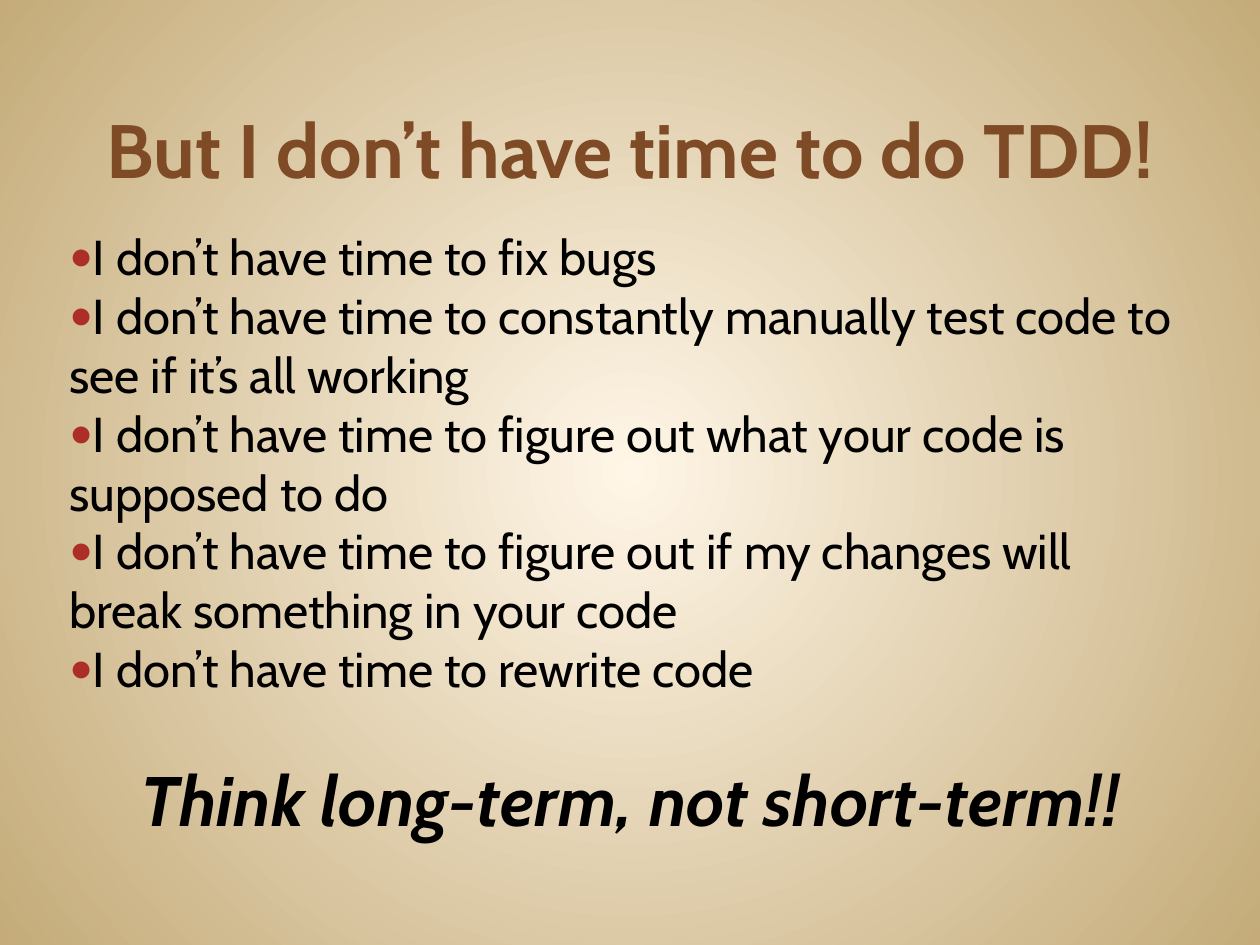
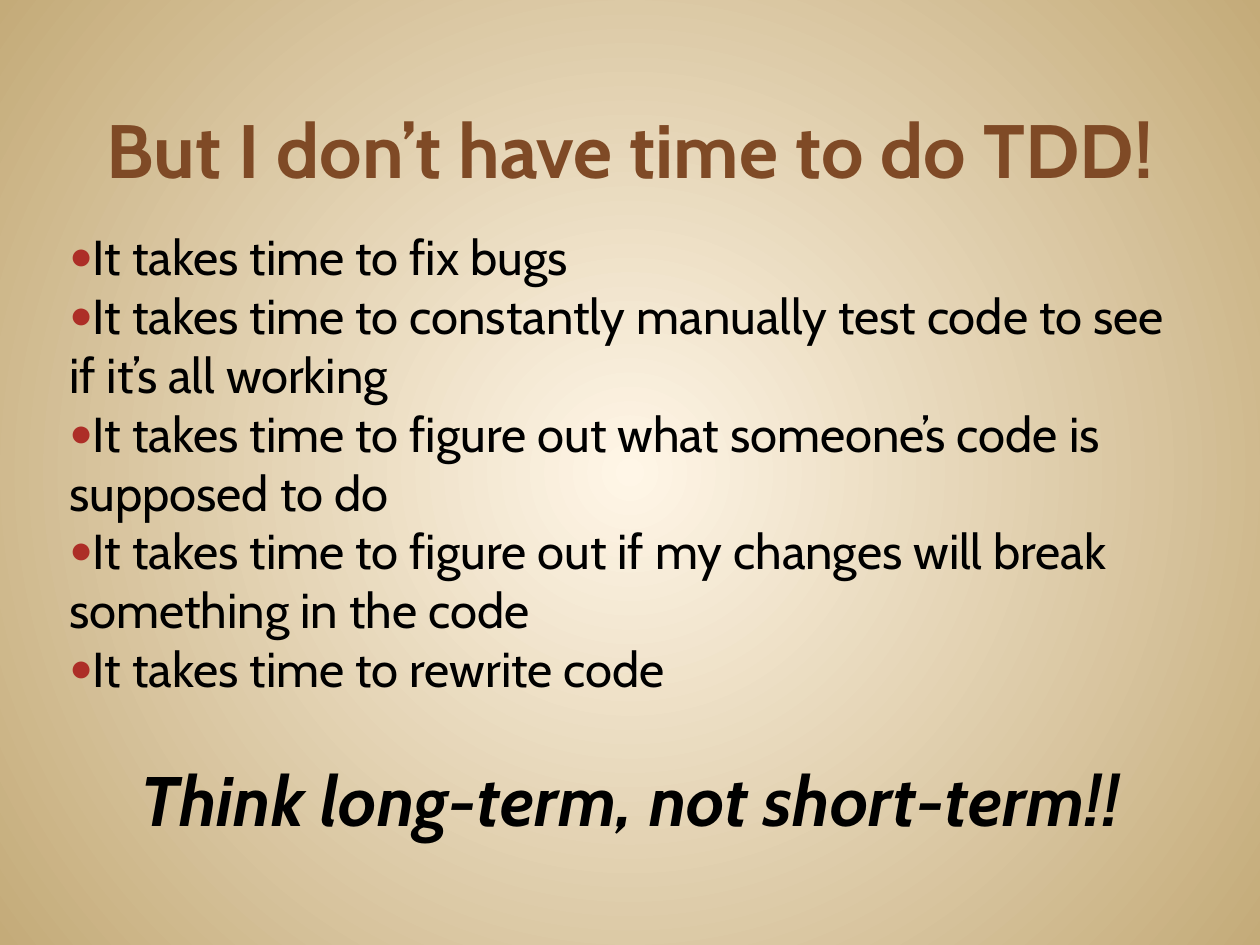
Before and after one commit to JonKruger/TDD-In-Action, a slide deck: slide 28 of TDD In Action - shorter.pptx. Drawn at 1260x945 pixels with LibreOffice and Linux fonts; fonts in the diff are those of the drawing. Boxes give left, top, right and bottom in pixels: in the first picture for what was removed or moved away, otherwise in the second. Text is boxed around its words. In the diff, an @@ line names an element or a change of style, - is before the commit and + after.

Commit message:
updating slides

```diff
--- a/TDD In Action - shorter.pptx
+++ b/TDD In Action - shorter.pptx
@@ text at (69,238,1163,688): text changed @@
-● I don’t have time to fix bugs
-● I don’t have time to constantly manually test code to see if it’s all working
-● I don’t have time to figure out what your code is supposed to do
-● I don’t have time to figure out if my changes will break something in your code
-● I don’t have time to rewrite code
+● It takes time to fix bugs
+● It takes time to constantly manually test code to see if it’s all working
+● It takes time to figure out what someone’s code is supposed to do
+● It takes time to figure out if my changes will break something in the code
+● It takes time to rewrite code
```
Also in this commit, not shown: 2 slides removed, 1 other file.
